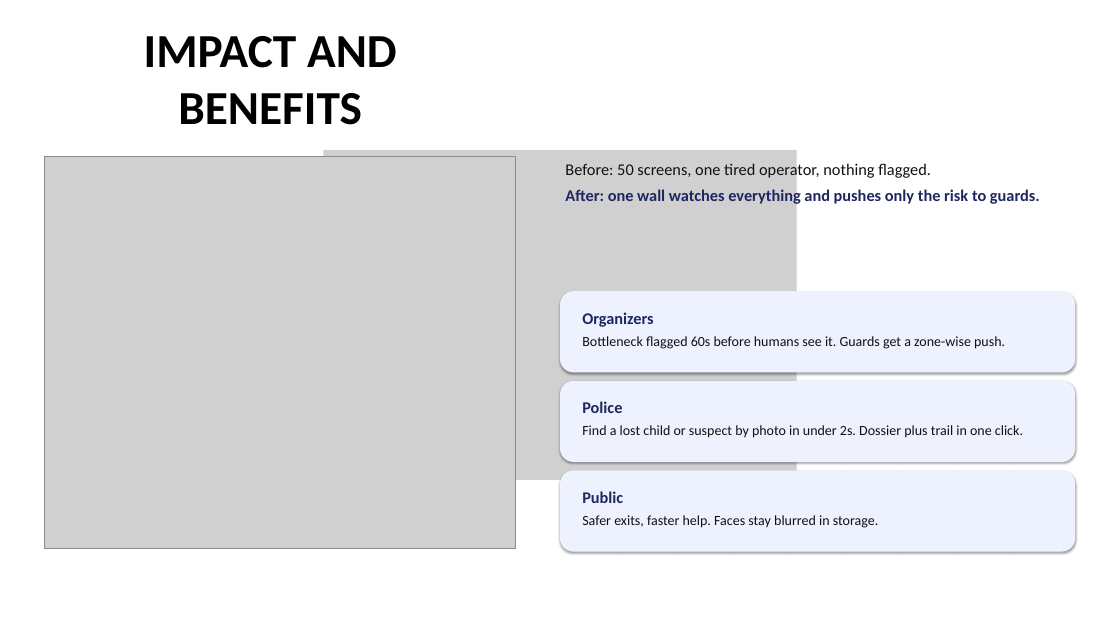
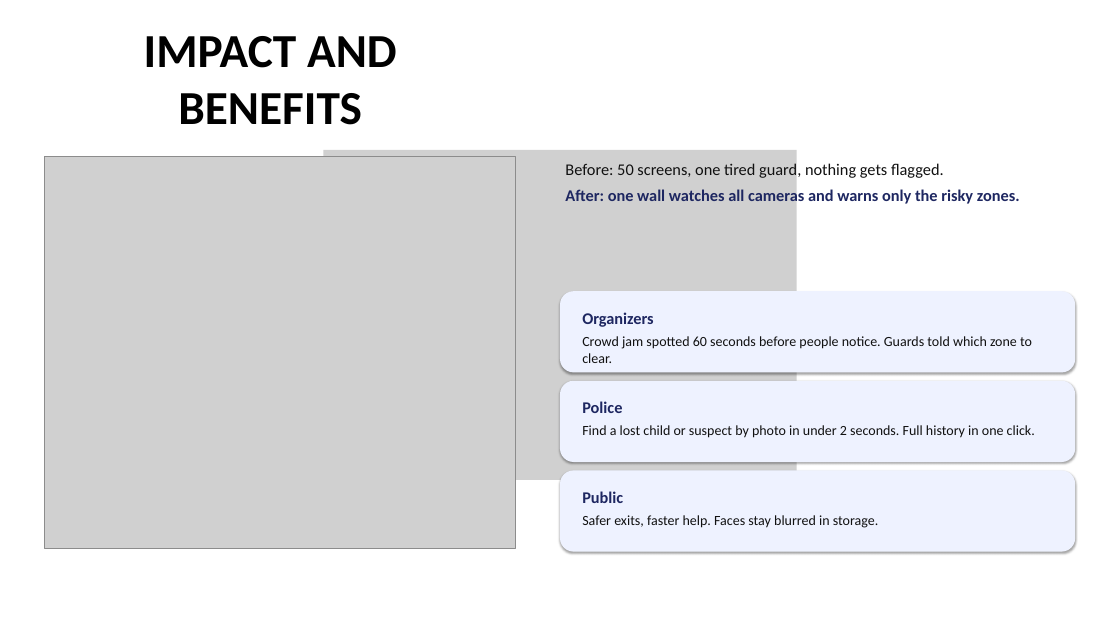
Before and after one commit to shounakjoshi88-a11y/raksha-crowd-safety-hackathon, a slide deck: slide 5 of deck/Raksha_Hackathon2026_Final.pptx. Drawn at 1120x630 pixels with LibreOffice and Linux fonts; fonts in the diff are those of the drawing; grey boxes stand for pictures. Boxes give left, top, right and bottom in pixels: in the first picture for what was removed or moved away, otherwise in the second. Text is boxed around its words. In the diff, an @@ line names an element or a change of style, - is before the commit and + after.

Commit message:
feat: deck v4 plain-words copy, tracked impact photo, embedded demo GIF

```diff
--- a/deck/Raksha_Hackathon2026_Final.pptx
+++ b/deck/Raksha_Hackathon2026_Final.pptx
@@ text at bbox=[565, 162, 1020, 206]: text changed @@
-Before: 50 screens, one tired operator, nothing flagged.
-After: one wall watches everything and pushes only the risk to guards.
+Before: 50 screens, one tired guard, nothing gets flagged.
+After: one wall watches all cameras and warns only the risky zones.
@@ text at bbox=[582, 336, 1032, 363]: text changed @@
-Bottleneck flagged 60s before humans see it. Guards get a zone-wise push.
+Crowd jam spotted 60 seconds before people notice. Guards told which zone to clear.
@@ text at bbox=[582, 425, 1035, 438]: text changed @@
-Find a lost child or suspect by photo in under 2s. Dossier plus trail in one click.
+Find a lost child or suspect by photo in under 2 seconds. Full history in one click.
```
Also in this commit, not shown: 4 other slides changed, 1 other file.
